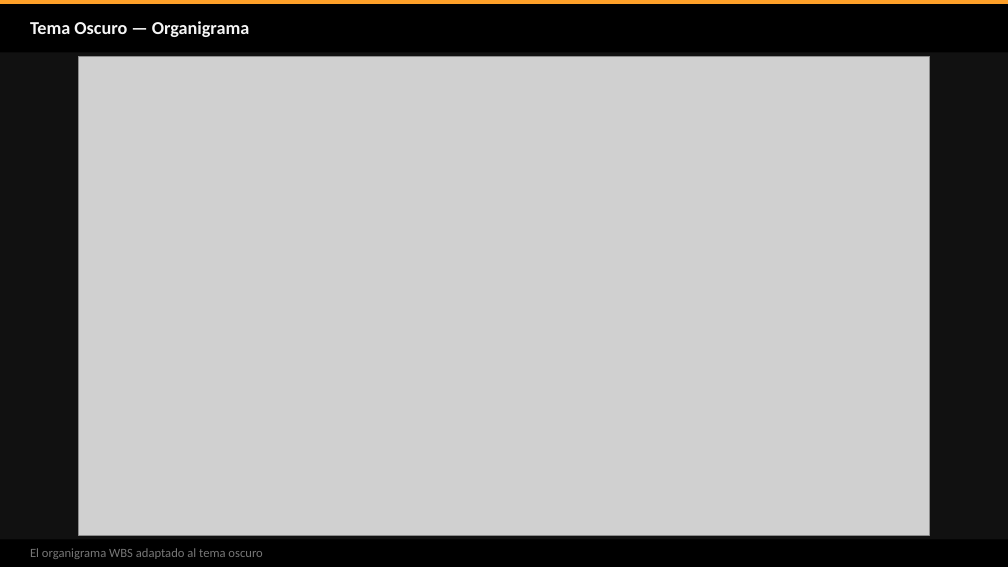
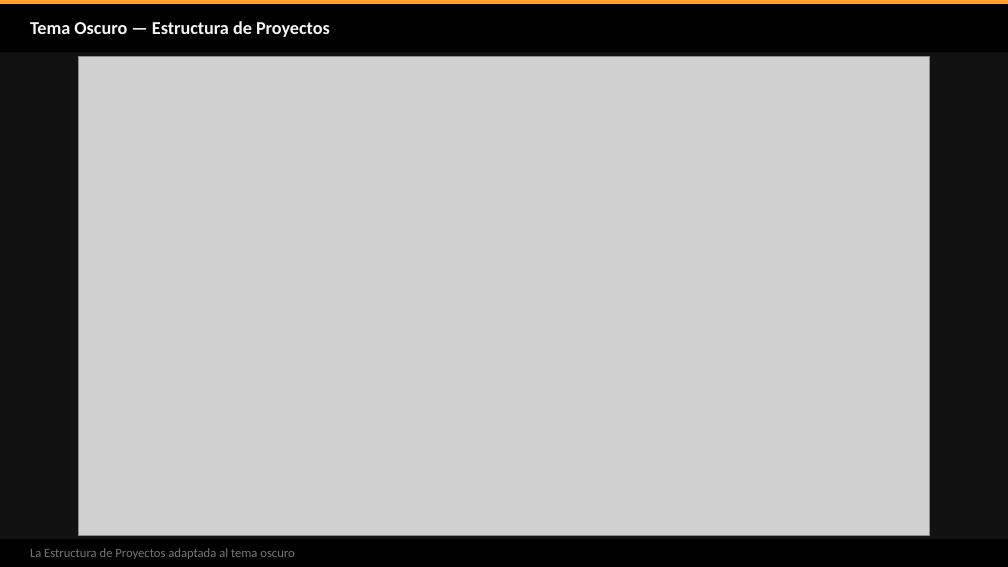
Before and after one commit to ehchavezm-hub/10-cronograma, a slide deck: slide 84 of docs/ECM_Project_Guia_de_Uso.pptx. Drawn at 1008x567 pixels with LibreOffice and Linux fonts; fonts in the diff are those of the drawing; grey boxes stand for pictures. Boxes give left, top, right and bottom in pixels: in the first picture for what was removed or moved away, otherwise in the second. Text is boxed around its words. In the diff, an @@ line names an element or a change of style, - is before the commit and + after.

```diff
--- a/docs/ECM_Project_Guia_de_Uso.pptx
+++ b/docs/ECM_Project_Guia_de_Uso.pptx
@@ text at (30, 21, 330, 37): text changed @@
-Tema Oscuro — Organigrama
+Tema Oscuro — Estructura de Proyectos
@@ text at (30, 548, 294, 559): text changed @@
-El organigrama WBS adaptado al tema oscuro
+La Estructura de Proyectos adaptada al tema oscuro
```
Also in this commit, not shown: 6 other slides changed.
